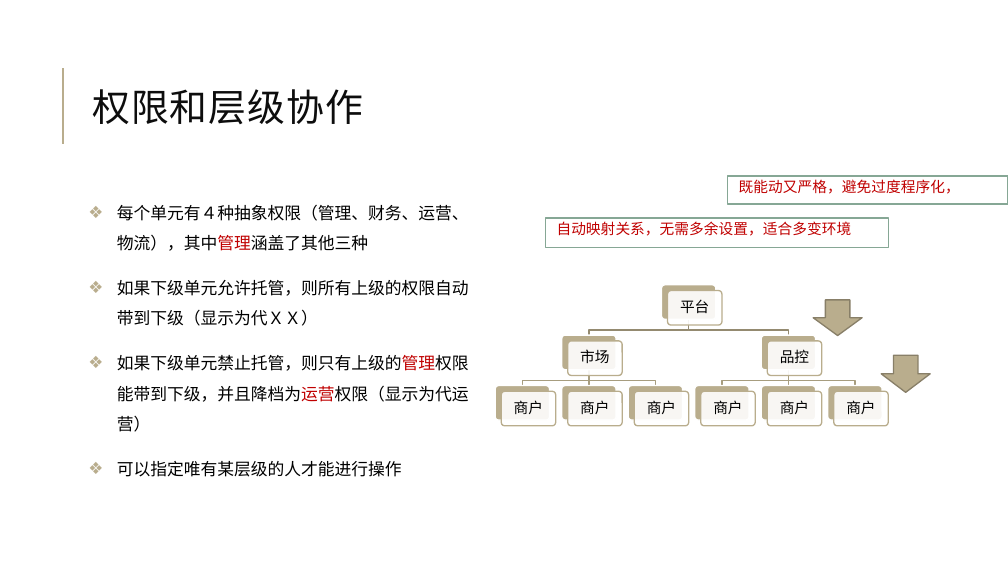
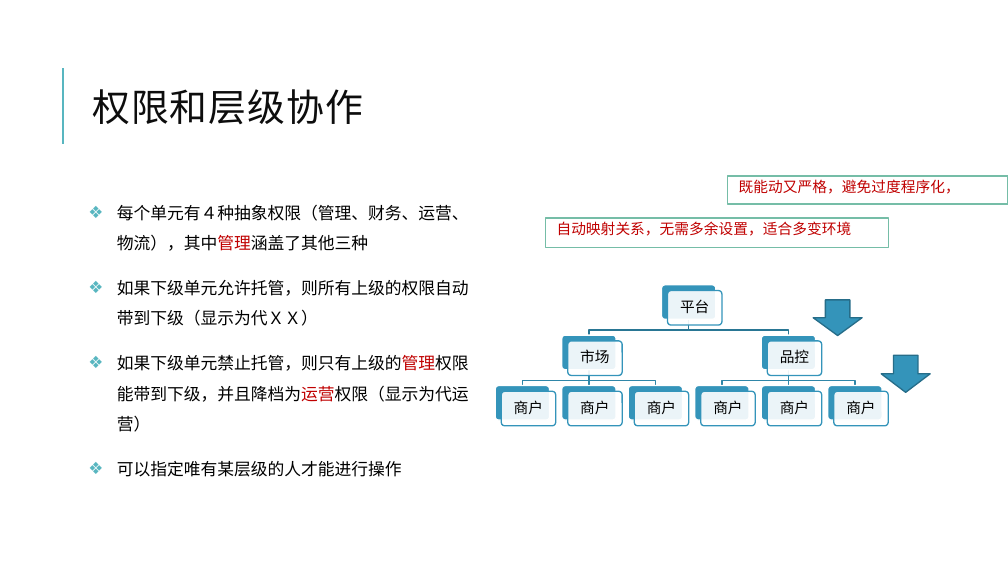
Before and after one commit to jzgi/chainsmart, a slide deck: slide 25 of Docs/品链供销.pptx. Drawn at 1008x567 pixels with LibreOffice and Linux fonts; fonts in the diff are those of the drawing. Boxes give left, top, right and bottom in pixels: in the first picture for what was removed or moved away, otherwise in the second. Text is boxed around its words. In the diff, an @@ line names an element or a change of style, - is before the commit and + after.

```diff
--- a/Docs/品链供销.pptx
+++ b/Docs/品链供销.pptx
@@ line (63, 144) - (63, 68): stroke #B9AD8D 1.5 pt to #58B6C0 1.5 pt @@
@@ text "既能动又严格，避免过度程序化，" at <box>727,176,1008,204</box>: bullet colour #B9AD8D to #58B6C0; outline #86A795 1.25 pt to #75BDA7 1.25 pt @@
@@ text "每个单元有４种抽象权限（管理、财务、运营、物流），其中管理涵盖了其他三种" at <box>117,205,469,477</box>: bullet colour #B9AD8D to #58B6C0 @@
@@ rectangle "自动映射关系，无需多余设置，适合多变环境" at <box>545,218,889,247</box>: bullet colour #8FC321 to #58B6C0; outline #86A795 1.25 pt to #75BDA7 1.25 pt @@
@@ freeform shape at <box>589,319,689,335</box>: outline #948B71 1.25 pt to #2A7795 1.25 pt @@
@@ freeform shape at <box>689,319,789,335</box>: outline #948B71 1.25 pt to #2A7795 1.25 pt @@
@@ down arrow at <box>814,300,863,336</box>: fill #B9AD8D to #3494BA; outline #898068 1.25 pt to #266D8A 1.25 pt @@
@@ down arrow at <box>882,355,931,392</box>: fill #B9AD8D to #3494BA; outline #898068 1.25 pt to #266D8A 1.25 pt @@
@@ outline #A89D80 1.25 pt to #2F86A9 1.25 pt in 6 elements at <box>789,370,855,386</box>, <box>785,370,792,386</box>, <box>722,370,789,386</box>, <box>589,370,656,386</box>, <box>585,370,593,386</box>, <box>523,370,589,386</box> @@
@@ fill #B9AD8D to #3494BA in 9 elements at <box>662,285,716,320</box>, <box>562,335,616,370</box>, <box>495,386,550,420</box>, <box>562,386,616,420</box>, <box>628,386,683,420</box>, <box>761,335,816,370</box>, <box>695,386,749,420</box>, <box>761,386,816,420</box>, <box>828,386,882,420</box> @@
@@ outline #B9AD8D 1.25 pt to #3494BA 1.25 pt in 9 elements at <box>668,290,722,325</box>, <box>568,341,622,376</box>, <box>501,392,556,426</box>, <box>568,392,622,426</box>, <box>634,392,689,426</box>, <box>768,341,822,376</box>, <box>701,392,755,426</box>, <box>768,392,822,426</box>, <box>834,392,889,426</box> @@
```
Also in this commit, not shown: 34 other slides changed, 9 other files.
